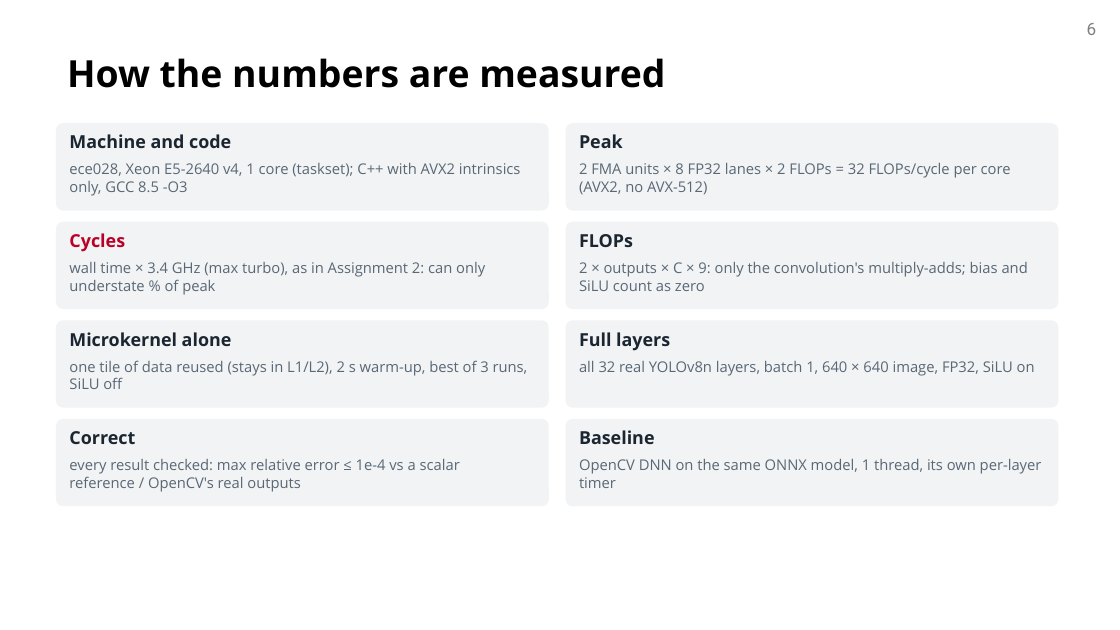
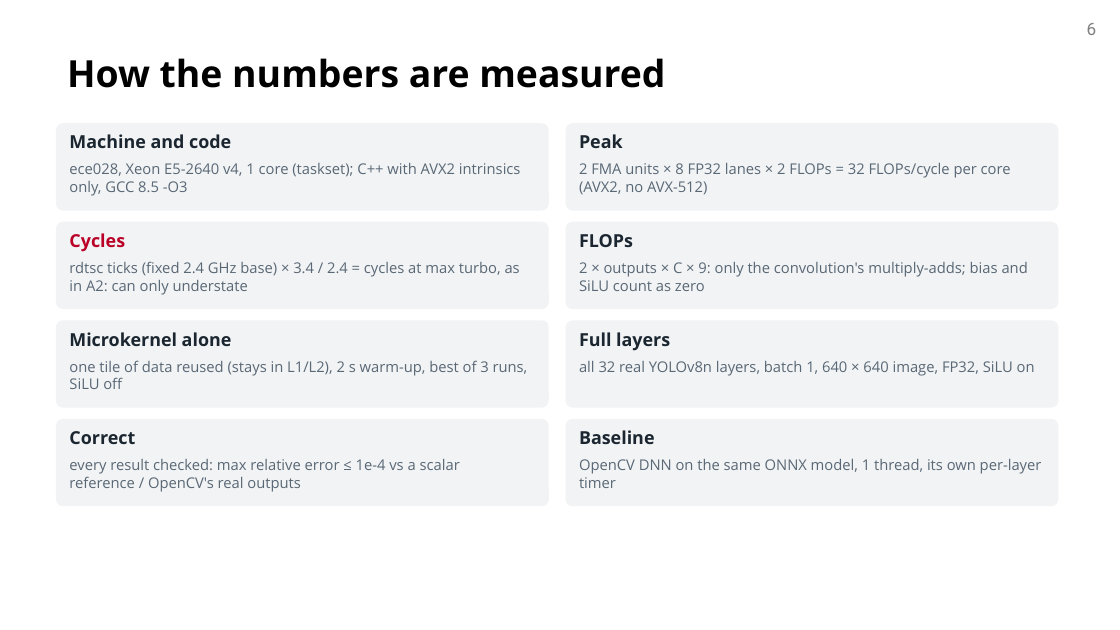
Before and after one commit to OTANK10/fast-yolov8-broadwell, a slide deck: slide 6 of docs/milestone/om/slides/om_mid_presentation_cmu.pptx. Drawn at 1120x630 pixels with LibreOffice and Linux fonts; fonts in the diff are those of the drawing; background and template pictures are left out. Boxes give left, top, right and bottom in pixels: in the first picture for what was removed or moved away, otherwise in the second. Text is boxed around its words. In the diff, an @@ line names an element or a change of style, - is before the commit and + after.

```diff
--- a/docs/milestone/om/slides/om_mid_presentation_cmu.pptx
+++ b/docs/milestone/om/slides/om_mid_presentation_cmu.pptx
@@ text at (69,261,520,295): text changed @@
-wall time × 3.4 GHz (max turbo), as in Assignment 2: can only understate % of peak
+rdtsc ticks (fixed 2.4 GHz base) × 3.4 / 2.4 = cycles at max turbo, as in A2: can only understate
```
Also in this commit, not shown: 2 other files.
